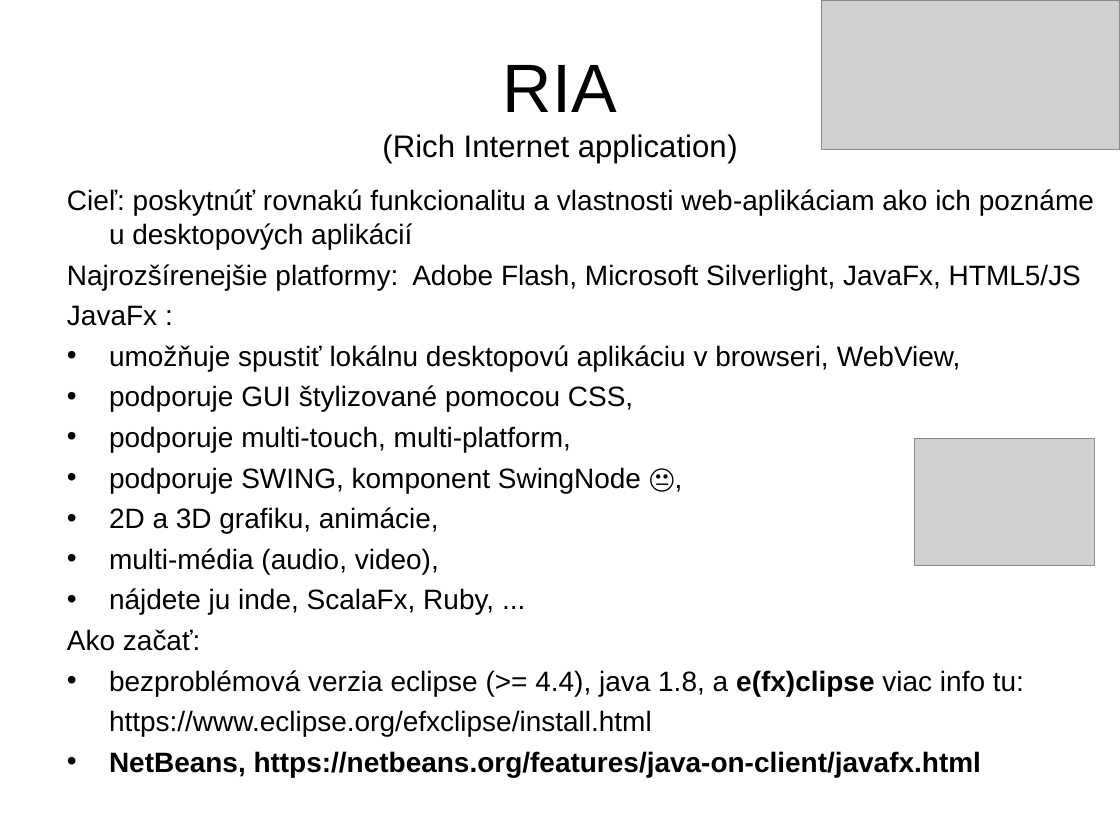
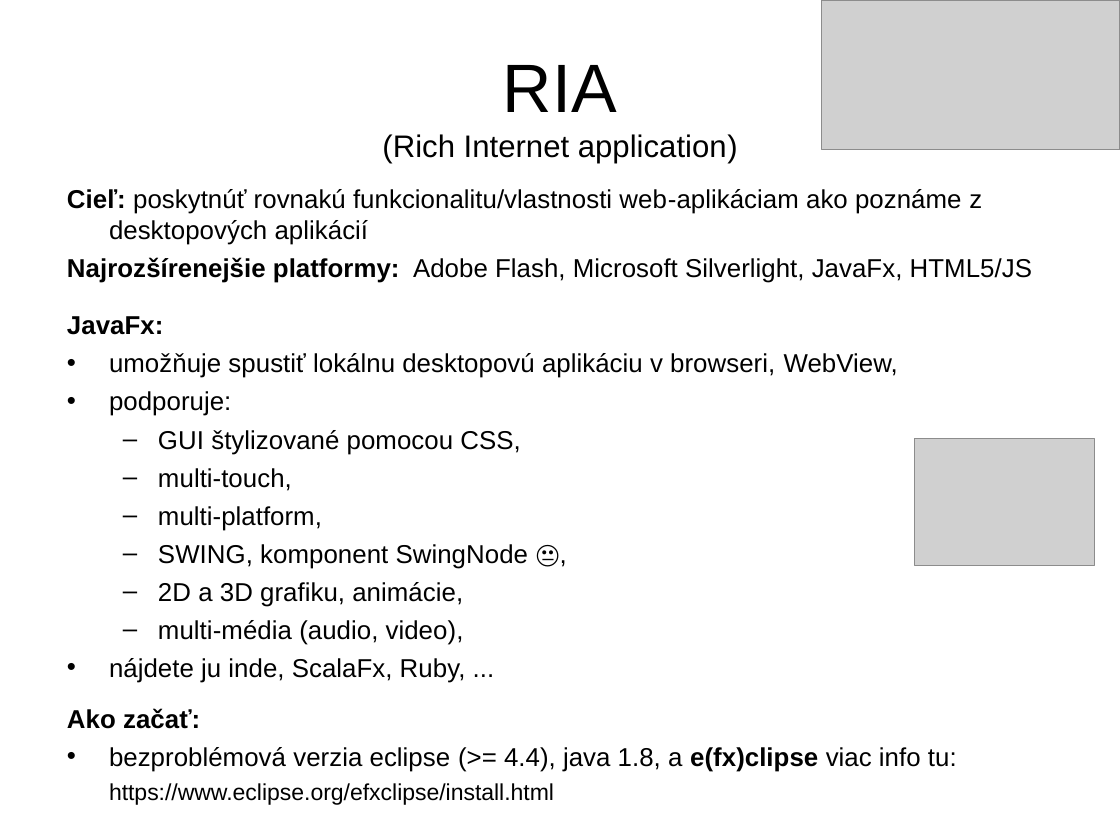
Before and after one commit to Programovanie4/Prednasky, a slide deck: slide 3 of 10/10_java.ppt. Drawn at 1120x840 pixels with LibreOffice and Linux fonts; fonts in the diff are those of the drawing; grey boxes stand for pictures. Boxes give left, top, right and bottom in pixels: in the first picture for what was removed or moved away, otherwise in the second. Text is boxed around its words. In the diff, an @@ line names an element or a change of style, - is before the commit and + after.

```diff
--- a/10/10_java.ppt
+++ b/10/10_java.ppt
@@ text at bbox=[67, 189, 982, 245]: text changed; size 18 to 16.6 pt @@
-Cieľ: poskytnúť rovnakú funkcionalitu a vlastnosti web-aplikáciam ako ich poznáme u desktopových aplikácií
+Cieľ: poskytnúť rovnakú funkcionalitu/vlastnosti web-aplikáciam ako poznáme z desktopových aplikácií
@@ text at bbox=[67, 257, 1032, 805]: size 18 to 16.6 pt in "Najrozšírenejšie platformy: Adobe Flash, Microsoft Silverlig ...", "umožňuje spustiť lokálnu desktopovú aplikáciu v browseri, ...", "2D a 3D grafiku, animácie,", "multi-média (audio, video)," and 3 more places; bold on in "Najrozšírenejšie platformy:", "Ako začať:"; size 18 to 14.8 pt in "https://www.eclipse.org/efxclipse/install.html"; bullet • to –; list level 1 to 2 in "2D a 3D grafiku, animácie,"; list level 1 to 2 in "multi-média (audio, video)," @@
@@ text at bbox=[67, 316, 164, 335]: text changed; size 18 to 16.6 pt; bold on @@
-JavaFx :
+JavaFx:
@@ text at bbox=[109, 391, 529, 569]: text changed; size 18 to 16.6 pt @@
-• podporuje GUI štylizované pomocou CSS,
-• podporuje multi-touch, multi-platform,
-• podporuje SWING, komponent SwingNode 😐,
+• podporuje:
+  – GUI štylizované pomocou CSS,
+  – multi-touch,
+  – multi-platform,
+  – SWING, komponent SwingNode 😐,
@@ text at bbox=[109, 751, 981, 777]: paragraph removed @@
-• NetBeans, https://netbeans.org/features/java-on-client/javafx.html
```
Also in this commit, not shown: 11 other slides changed, 10 slides added, 2 slides removed, 1 other file.
